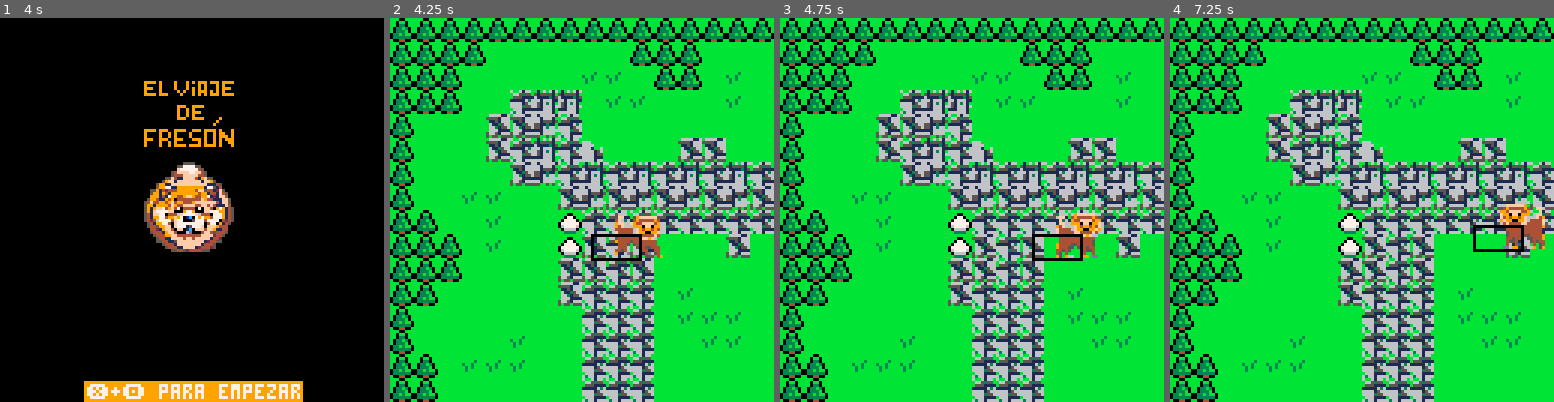
Above: before the commit, frames 1-4 (left to right).
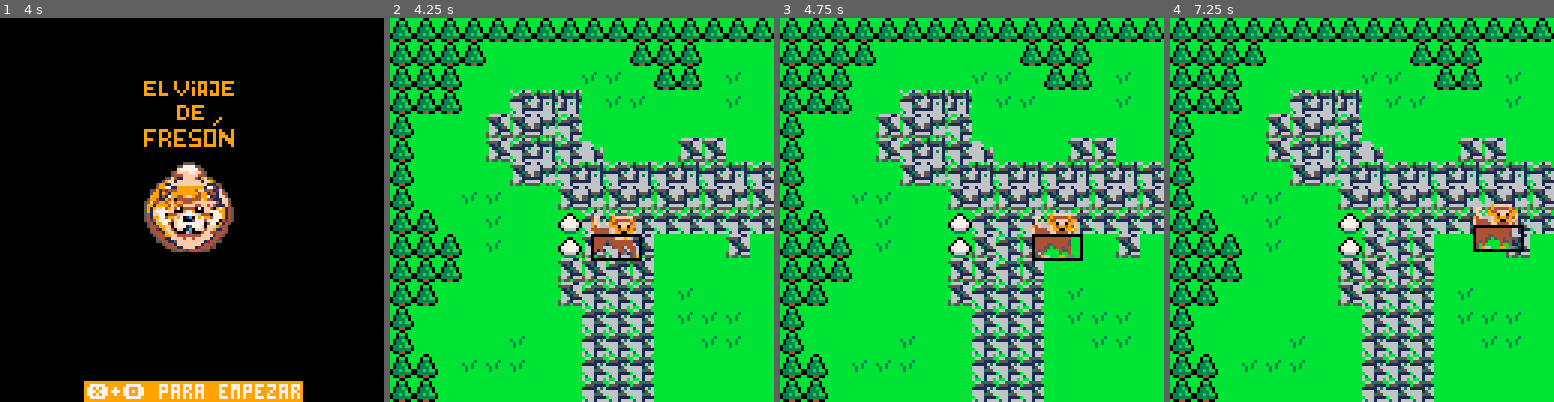
Above: after the commit, the same moments.

Repository: JudyProjects/el_viaje_de_freson
Game: PICO-8 cartridge game.p8
Two runs of this game, one before a commit and one after it. Both use one fixed random seed, a clock stepped at 60 frames per second and the inputs below.
Inputs:
- Up to frame 1 (4 s): tap X (X key) at 0.33, 1.07, 1.85, 2.97 s; tap O (Z key) at 0.7, 1.7, 2.1, 2.5, 2.9, 3.3, 3.7 s; hold Right 1.6-2.1 s; hold Up 2.15-2.42 s; hold Right 2.47-3.03 s; hold Left 3.08-3.58 s; hold Down 3.63-3.97 s
- Up to frame 2 (4.25 s): hold Right from 4.02 s (still down); tap X (X key) at 4.08 s; tap O (Z key) at 4.1 s
- Up to frame 3 (4.75 s): tap O (Z key) at 4.5 s; release Right at 4.68 s; hold Up from 4.73 s (still down)
- Up to frame 4 (7.25 s): tap O (Z key) every 0.4 s from 4.9 to 6.9 s; release Up at 5.03 s; hold Left 5.08-5.68 s; tap X (X key) at 5.2, 6.32 s; hold Down 5.73-6.03 s; hold Right 6.08-6.58 s; hold Right 6.63-7.13 s; hold Up from 7.18 s (still down)

Frame 1 is identical in both runs. In frame 2, 1.3% of the frame differs, in the area x 52-72%, y 50-63%; in frame 3, 1.4%; in frame 4, 1.6%, in the area x 78-98%, y 48-61%.

Commit message:
[mapaFreson] rebase de main

Diff:
--- a/game.p8
+++ b/game.p8
@@ -293,13 +293,11 @@
         end
 
 		if btn(⬆️) then
-			e.fh = false
 			e.stat = walk
 			e.dy = -velfreson
 		end
 
 		if btn(⬇️) then
-			e.fh = false
 			e.stat = walk
 			e.dy = velfreson
 		end
@@ -328,7 +326,7 @@
         palt(0, false)
         palt(11, true)
         --dibujar freson
-        spr(sps[flr(e.s)], e.x + 8, e.y, 2, 2, e.fh)
+        spr(sps[flr(e.s)], e.x, e.y, 2, 2, e.fh)
         rect(e.x, e.y + e.h / 2, e.x + e.w, e.y + e.h, 0)
         palt()
     end
Not shown, changed: 32 lines of the sprite sheet (__gfx__) section of game.p8
